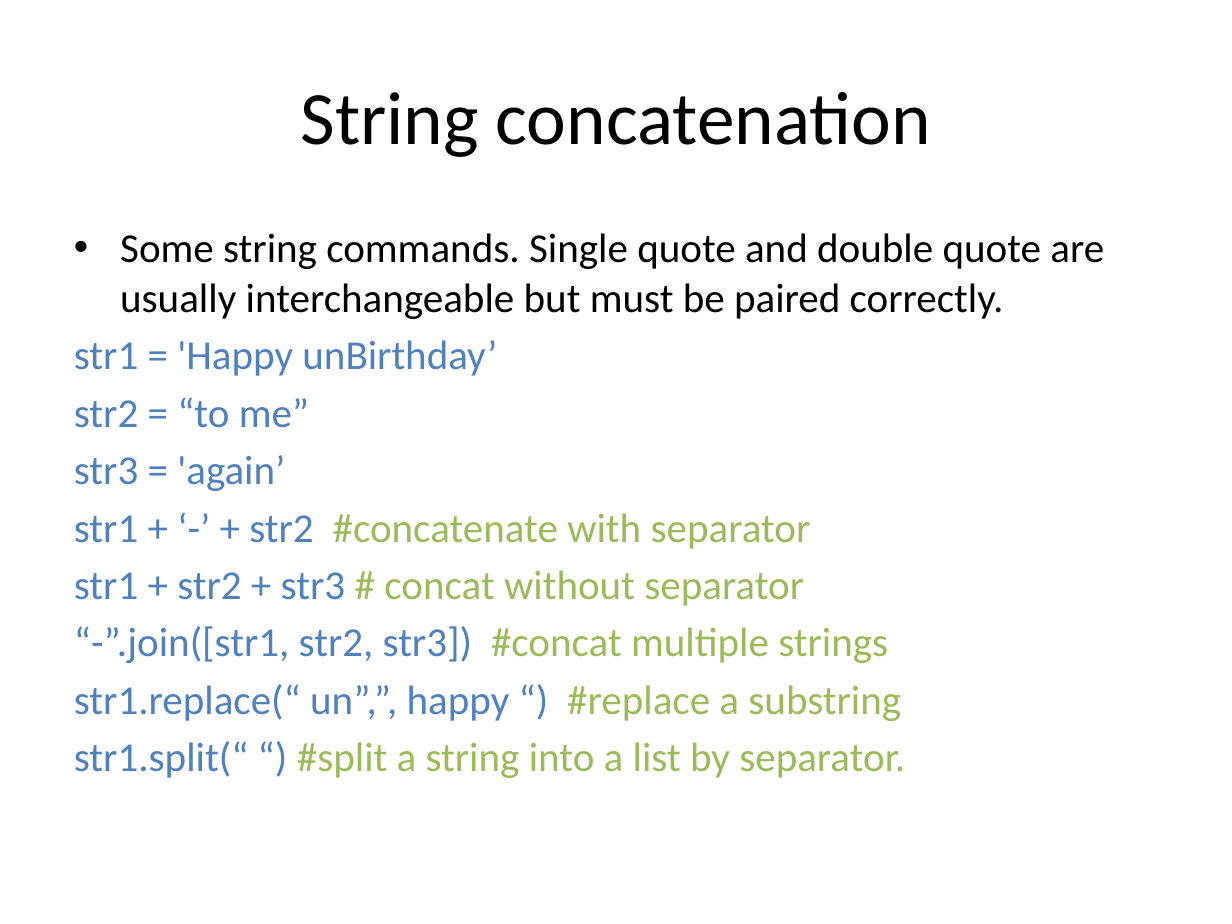
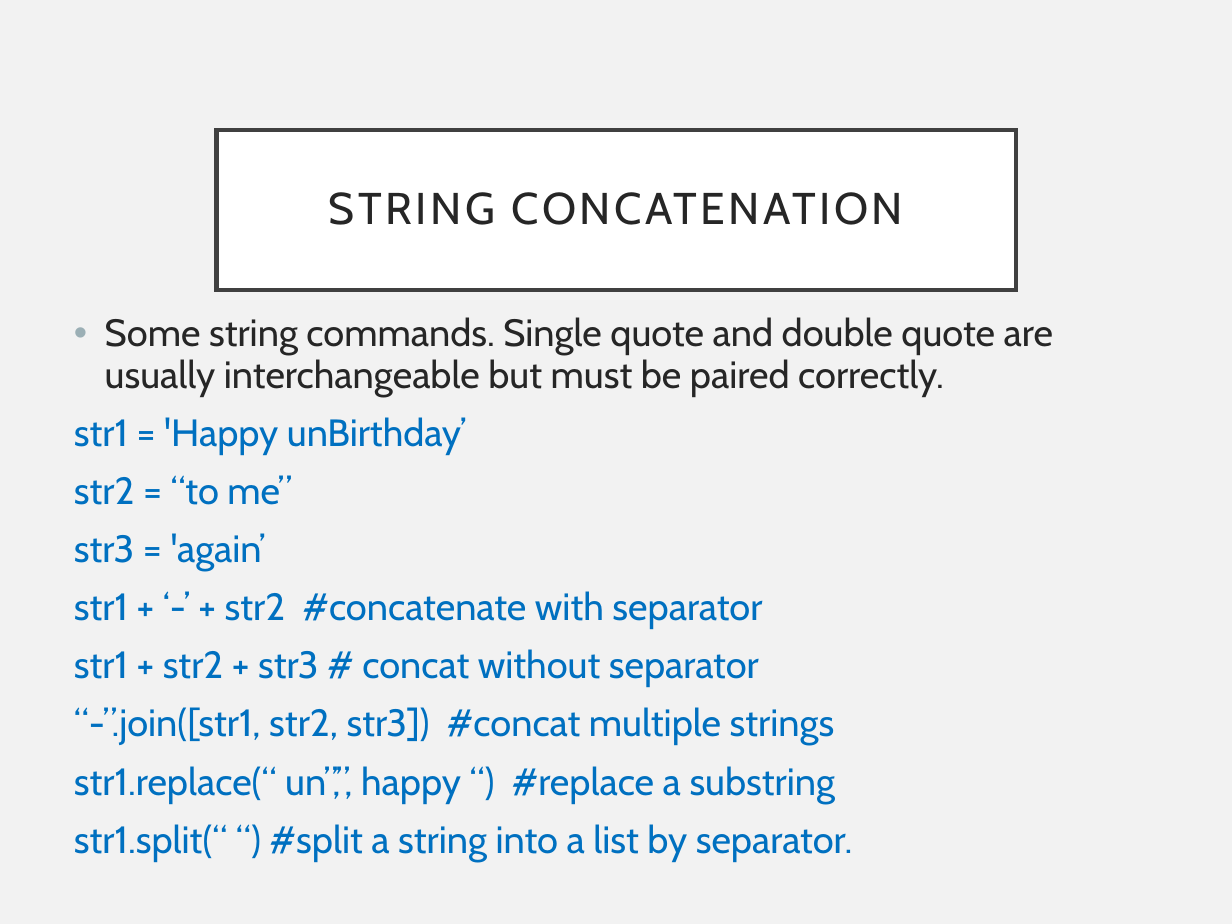
Before and after one commit to pradau/python_for_psychologists, a slide deck: slide 20 of Python_intro_lecture.pptx. Drawn at 1232x924 pixels with LibreOffice and Linux fonts; fonts in the diff are those of the drawing. Boxes give left, top, right and bottom in pixels: in the first picture for what was removed or moved away, otherwise in the second. Text is boxed around its words. In the diff, an @@ line names an element or a change of style, - is before the commit and + after.

```diff
--- a/Python_intro_lecture.pptx
+++ b/Python_intro_lecture.pptx
@@ background #FFFFFF to #F2F2F2 @@
@@ title "STRING CONCATENATION": place and size @@
-title "STRING CONCATENATION" at <box>300,92,931,157</box>
+title "STRING CONCATENATION" at <box>217,129,1016,290</box>
@@ title "STRING CONCATENATION" at <box>217,129,1016,290</box>: fill none to #FFFFFF; outline none to #404040 2.5 pt @@
@@ title at <box>329,192,903,225</box>: text changed; size 44 to 26 pt; font Calibri to Cabin; text colour #000000 to #262626 @@
-String concatenation
+STRING CONCATENATION
@@ text "Some string commands. Single quote ...": place and size @@
-text "Some string commands. Single quote ..." at <box>74,233,1104,778</box>
+text "Some string commands. Single quote ..." at <box>74,317,1053,862</box>
@@ text "Some string commands. Single quote ..." at <box>74,317,1053,862</box>: size 24 to 22.2 pt, font Calibri to Cabin; text colour #000000 to #262626 in "Some string commands. Single quote and double ..."; text colour #4F81BD to #0070C0 in "str1 = 'Happy unBirthday’", "str2 = “to me”", "str3 = 'again’", "str1 + ‘-’ + str2" and 4 more places; text colour #9BBB59 to #0070C0 in "#concatenate with separator", "# concat without separator", "#concat multiple strings", "#replace a substring" and 1 more places; indent changed; line spacing 1 to 0.9; more space between paragraphs @@
```
Also in this commit, not shown: 24 other slides changed, 3 slides added, 2 slides removed.
